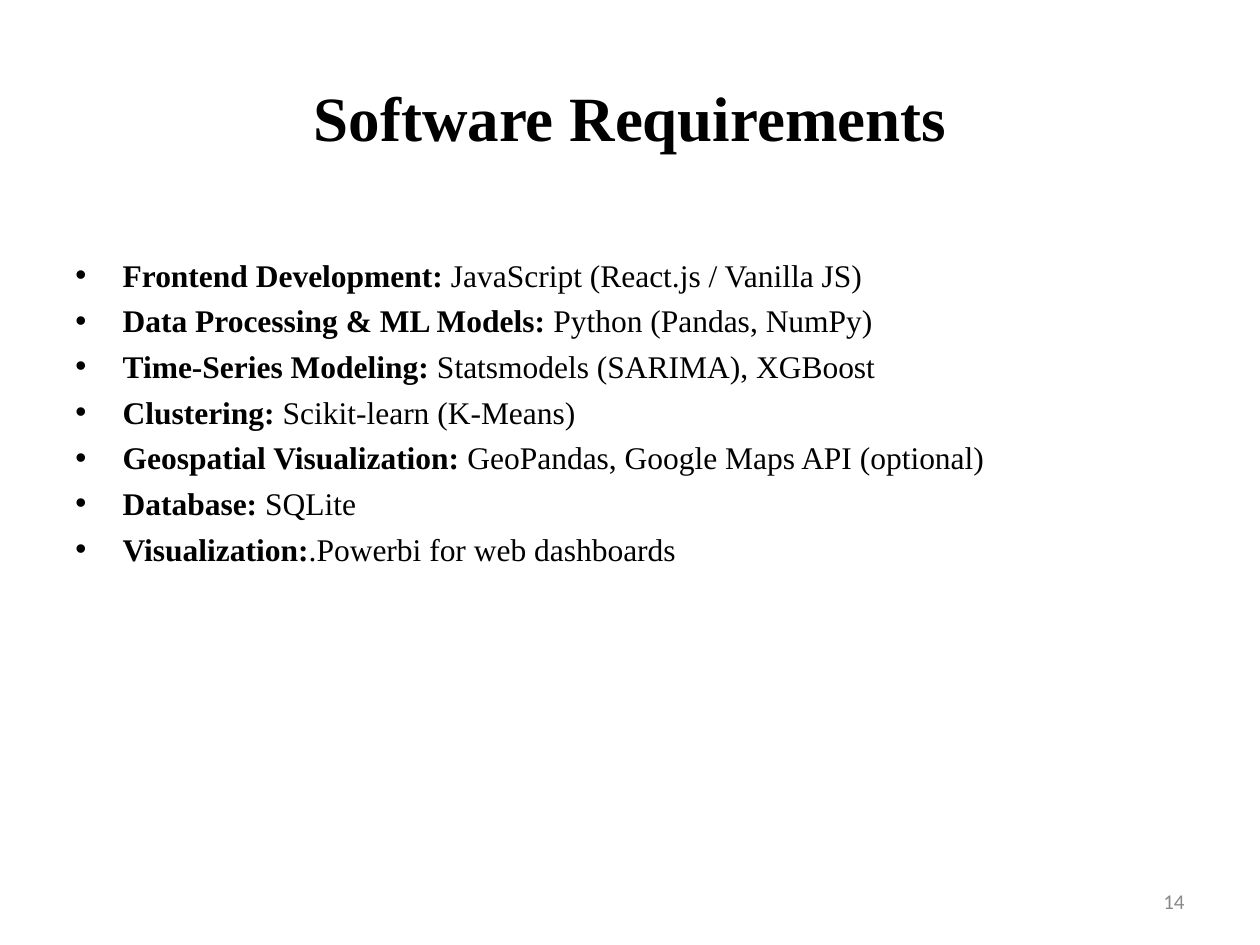
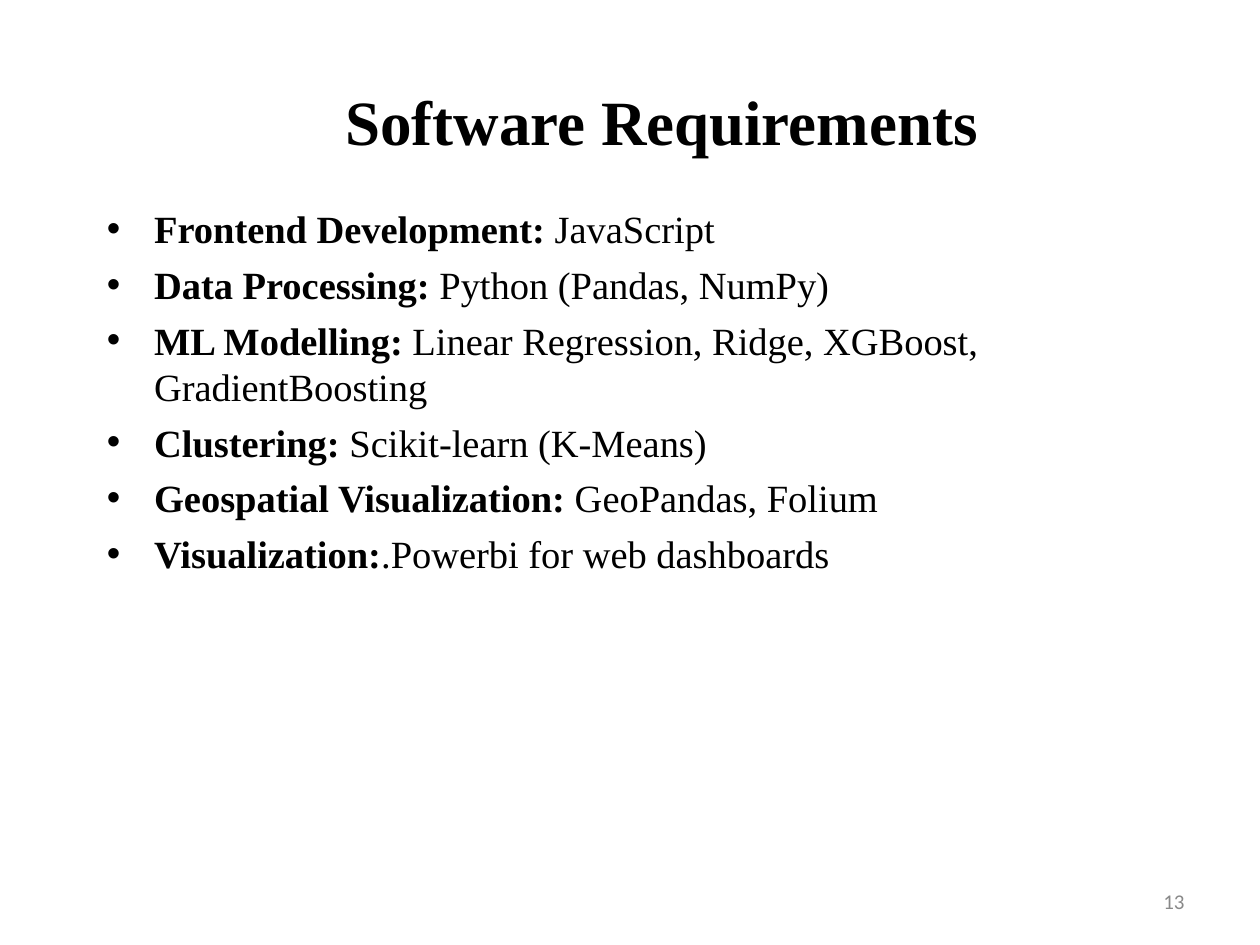
Before and after one commit to TirthDhandhukia30/EVision, a slide deck: slide 13 of Models/Topic 1- EVision.ppt (slide 14 before the commit). Drawn at 1260x945 pixels with LibreOffice and Linux fonts; fonts in the diff are those of the drawing. Boxes give left, top, right and bottom in pixels: in the first picture for what was removed or moved away, otherwise in the second. Text is boxed around its words. In the diff, an @@ line names an element or a change of style, - is before the commit and + after.

```diff
--- a/Models/Topic 1- EVision.ppt
+++ b/Models/Topic 1- EVision.ppt
@@ title "Software Requirements": place and size @@
-title "Software Requirements" at (314, 96, 947, 154)
+title "Software Requirements" at (345, 100, 978, 157)
@@ text "Frontend Development: JavaScript": place and size @@
-text "Frontend Development: JavaScript" at (123, 265, 984, 562)
+text "Frontend Development: JavaScript" at (154, 216, 978, 569)
@@ text at (154, 216, 978, 409): text changed; size 18 to 22 pt @@
-• Frontend Development: JavaScript (React.js / Vanilla JS)
-• Data Processing & ML Models: Python (Pandas, NumPy)
-• Time-Series Modeling: Statsmodels (SARIMA), XGBoost
+• Frontend Development: JavaScript
+• Data Processing: Python (Pandas, NumPy)
+• ML Modelling: Linear Regression, Ridge, XGBoost, GradientBoosting
@@ text at (154, 430, 829, 569): size 18 to 22 pt in "Clustering: Scikit-learn (K-Means)", "Visualization:.Powerbi for web dashboards"; more space between paragraphs @@
@@ text at (154, 485, 878, 521): text changed; size 18 to 22 pt; bold on @@
-• Geospatial Visualization: GeoPandas, Google Maps API (optional)
-• Database: SQLite
+• Geospatial Visualization: GeoPandas, Folium
@@ page number at (1163, 895, 1184, 909): text changed @@
-14
+13
```
Also in this commit, not shown: 6 other slides changed, 6 slides added, 3 slides removed, 29 other files.
